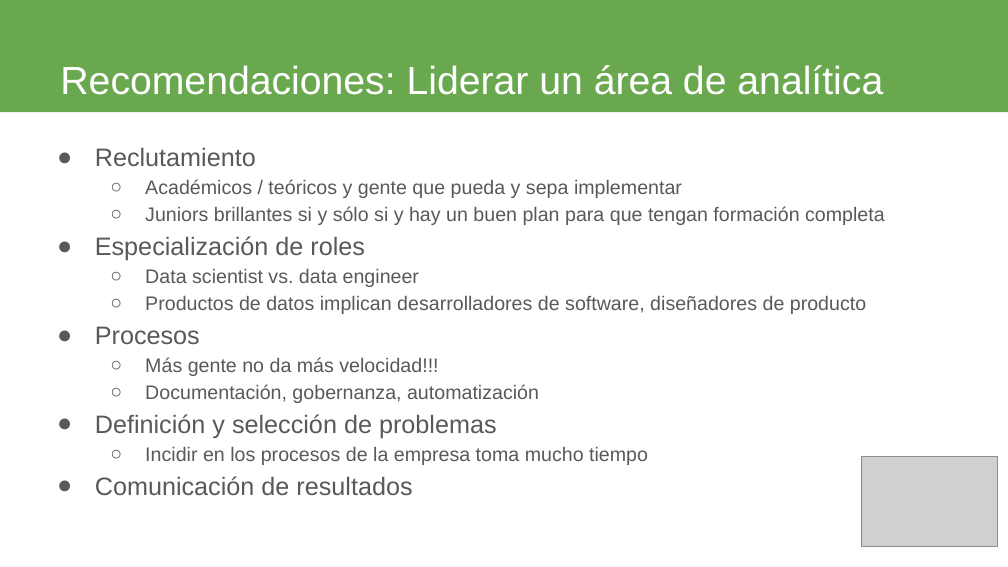
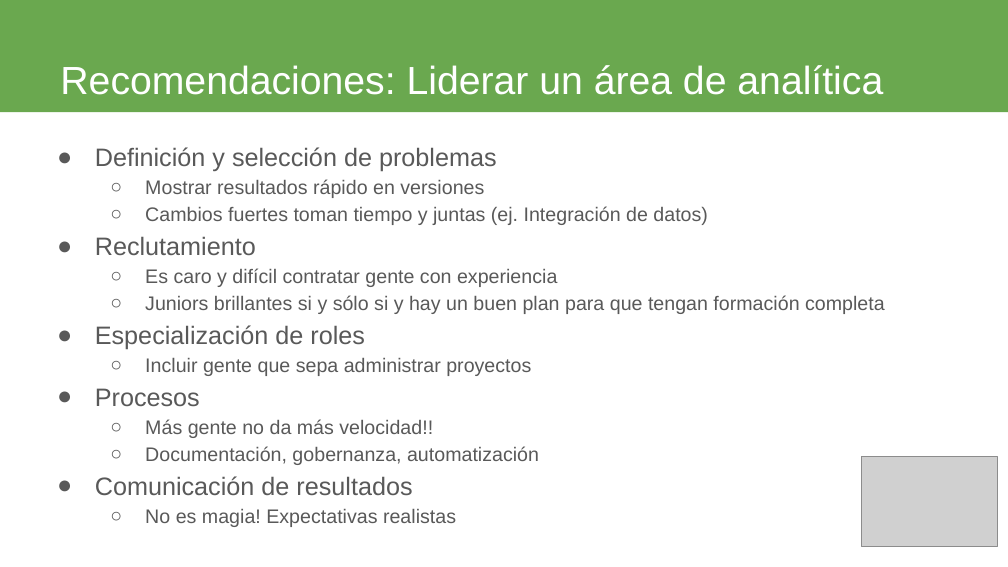
Before and after one commit to jbarbosat/mis-desmadres, a slide deck: slide 13 of presentaciones/wids-2019/presentacion.odp (slide 11 before the commit). Drawn at 1008x567 pixels with LibreOffice and Linux fonts; fonts in the diff are those of the drawing; grey boxes stand for pictures. Boxes give left, top, right and bottom in pixels: in the first picture for what was removed or moved away, otherwise in the second. Text is boxed around its words. In the diff, an @@ line names an element or a change of style, - is before the commit and + after.

```diff
--- a/presentaciones/wids-2019/presentacion.odp
+++ b/presentaciones/wids-2019/presentacion.odp
@@ text at (95, 147, 708, 225): paragraphs added @@
+● Definición y selección de problemas
+  ○ Mostrar resultados rápido en versiones
+  ○ Cambios fuertes toman tiempo y juntas (ej. Integración de datos)
@@ text at (145, 268, 557, 287): text changed @@
-  ○ Académicos / teóricos y gente que pueda y sepa implementar
+  ○ Es caro y difícil contratar gente con experiencia
@@ text at (145, 358, 531, 376): text changed @@
-  ○ Data scientist vs. data engineer
-  ○ Productos de datos implican desarrolladores de software, diseñadores de producto
+  ○ Incluir gente que sepa administrar proyectos
@@ text at (95, 414, 648, 465): paragraphs removed @@
-● Definición y selección de problemas
-  ○ Incidir en los procesos de la empresa toma mucho tiempo
@@ text at (145, 419, 433, 438): text changed @@
-  ○ Más gente no da más velocidad!!!
+  ○ Más gente no da más velocidad!!
@@ text at (145, 509, 456, 527): paragraph added @@
+  ○ No es magia! Expectativas realistas
```
Also in this commit, not shown: 8 other slides changed, 8 slides added, 3 slides removed.
